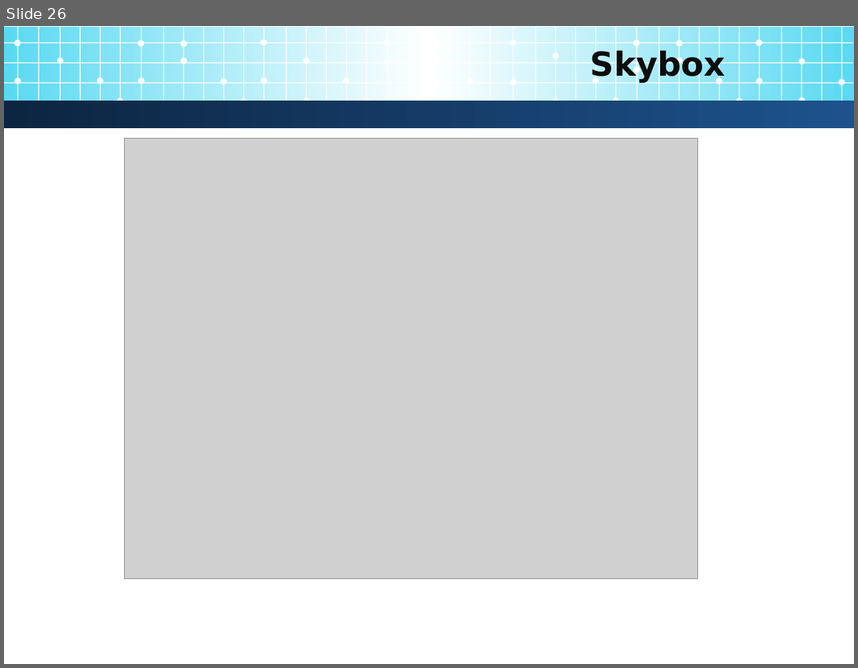
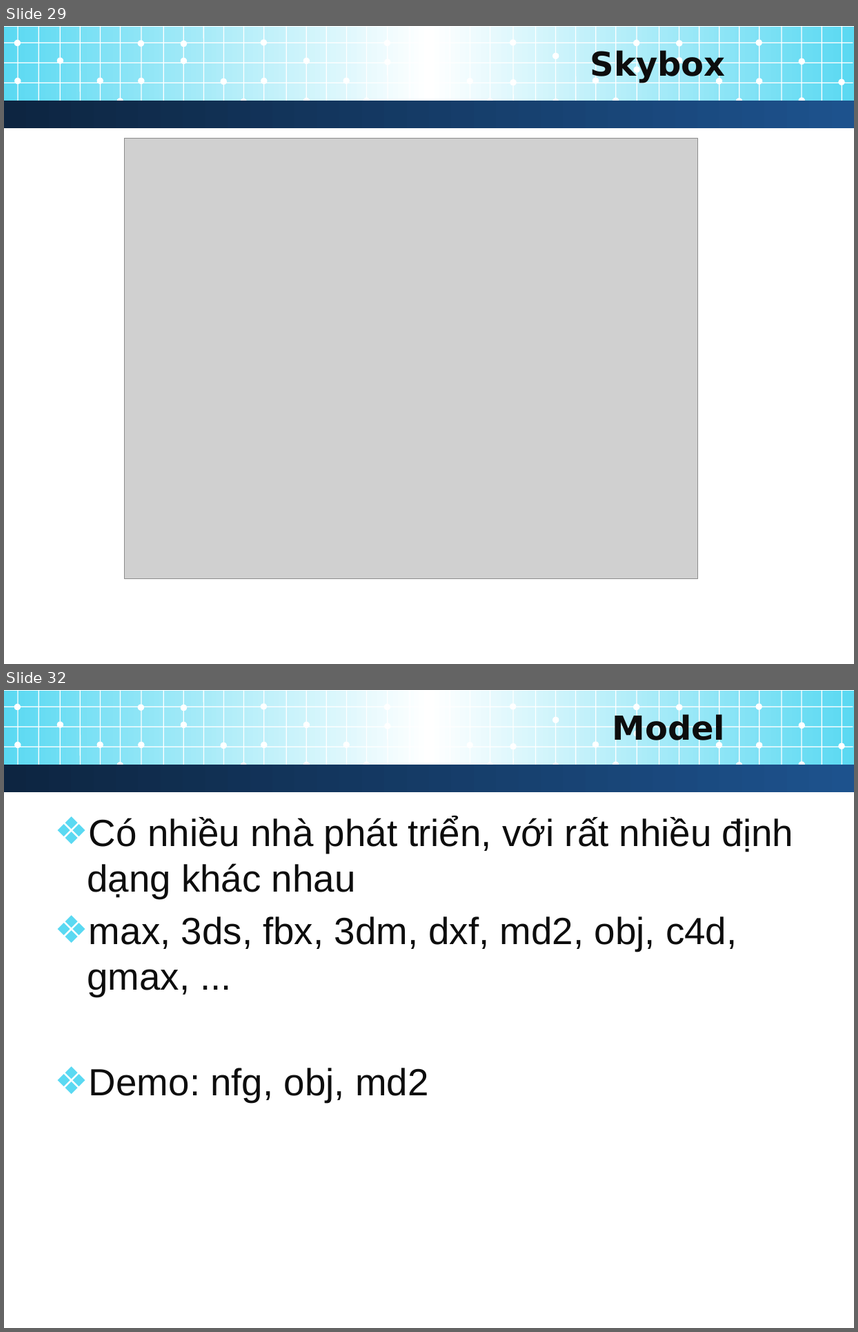
Before and after one commit to jundat/jogl-tank3d, a slide deck: Slide/3D Programming.pptx. Shown one above the other, each under a label of ours: slide 26 before the commit, slides 29 and 32 after it; the slides between them are not shown. The pictures are 858x668 and 858x1332 pixels, drawn with LibreOffice and Linux fonts; fonts in the diff are those of the drawing; grey boxes stand for pictures; background and template pictures are left out. Boxes give left, top, right and bottom in pixels: in the first picture for what was removed or moved away, otherwise in the second. Text is boxed around its words. In the diff, an @@ line names an element or a change of style, - is before the commit and + after.

Commit message:
Đã thêm phần Model vào Slide

```diff
--- a/Slide/3D Programming.pptx
+++ b/Slide/3D Programming.pptx
@@ slide 32 added at [4,690,854,1328], background #FFFFFF; not listed: 88 template elements that a slide beside it also shows @@
@@ title added at [613,713,726,747], 28 pt, text #0D0D0D, bold @@
+Model
@@ text added at [87,816,793,1102], 32 pt, text #0D0D0D @@
+❖ Có nhiều nhà phát triển, với rất nhiều định dạng khác nhau
+❖ max, 3ds, fbx, 3dm, dxf, md2, obj, c4d, gmax, ...
+❖ Demo: nfg, obj, md2
@@ what was slide 26 is now slide 29 @@
```
Also in this commit, not shown: 3 slides changed, 10 other slides added, 1 slide removed.
